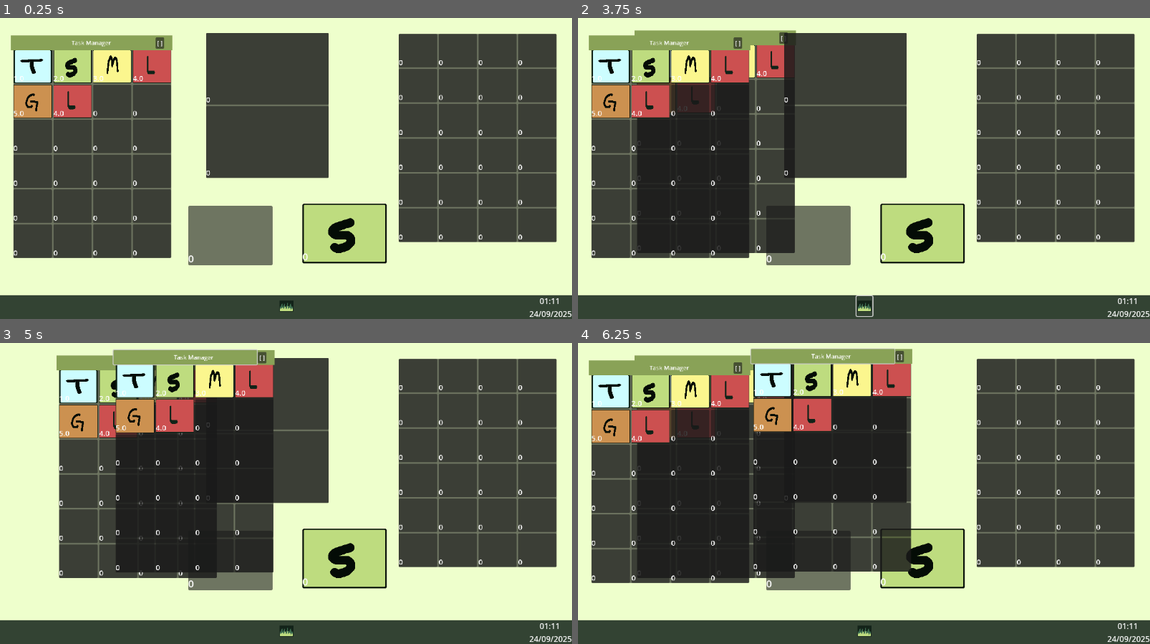
Above: before the commit, frames 1-4 (two rows, left to right).
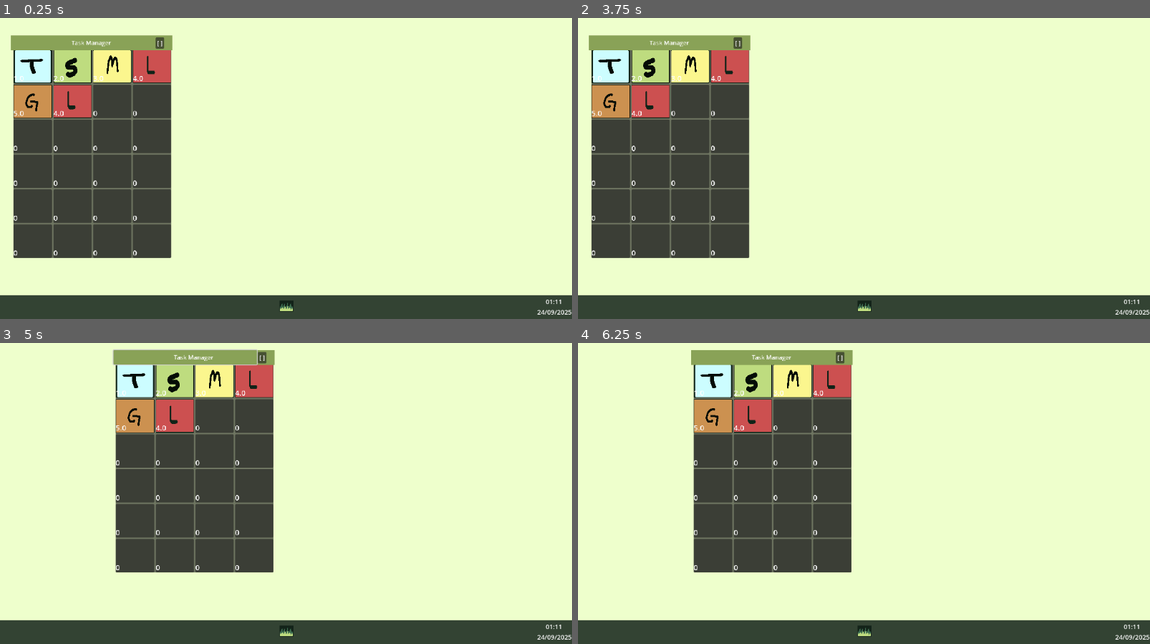
Above: after the commit, the same moments.

Repository: Yuoneeh/gerencia_de_memoria_projeto
Game: Godot game, scene res://scenes/game/main/main.tscn
Same seed, same stepped clock (60 frames per second), same inputs: the game is played once before the commit and once after it.
Inputs (mouse positions are in pixels of both pictures, inside the frame that each line leads up to):
- Up to frame 1 (0.25 s): no input
- Up to frame 2 (3.75 s): click (864, 306) at 0.5 s; click "[ ]" at 1.25 s; click (663, 42) at 2 s; click (864, 306) at 2.75 s; click "[ ]" at 3.5 s
- Up to frame 3 (5 s): click (131, 364) at 4.27 s
- Up to frame 4 (6.25 s): click (864, 631) at 5 s; click "[ ]" at 5.75 s

The runs differ from the first frame. In frame 1, 36% of the frame differs, in the area x 32-100%, y 5-100%; in frame 2, 50%; in frame 3, 47%; in frame 4, 60%, in the area x 1-100%, y 1-100%.

Commit message:
Crazy stuff
aaa

Diff:
--- a/godot/projeto_gerencia_de_memoria_godot/scenes/game/main/main.tscn
+++ b/godot/projeto_gerencia_de_memoria_godot/scenes/game/main/main.tscn
@@ -32,6 +32,7 @@
 offset_bottom = 672.21625
 
 [node name="process_panel2" type="Control" parent="Control"]
+visible = false
 anchors_preset = 0
 offset_left = 803.0
 offset_top = 74.0
@@ -182,6 +183,7 @@
 size_flags_vertical = 3
 
 [node name="process_program" type="Control" parent="Control"]
+visible = false
 anchors_preset = 0
 offset_left = 415.0
 offset_top = 72.0
@@ -218,6 +220,7 @@
 slot_type = 2
 
 [node name="program_base" type="Control" parent="Control"]
+visible = false
 anchors_preset = 0
 offset_left = 329.0
 offset_top = 69.0
--- a/godot/projeto_gerencia_de_memoria_godot/scenes/objects/task_bar/barra_de_tarefas.tscn
+++ b/godot/projeto_gerencia_de_memoria_godot/scenes/objects/task_bar/barra_de_tarefas.tscn
@@ -38,6 +38,7 @@
 [node name="Label" type="Label" parent="barra_de_tarefas/HBoxContainer2"]
 layout_mode = 2
 size_flags_horizontal = 10
+theme_override_font_sizes/font_size = 13
 text = "     01:11
 24/09/2025"
 
